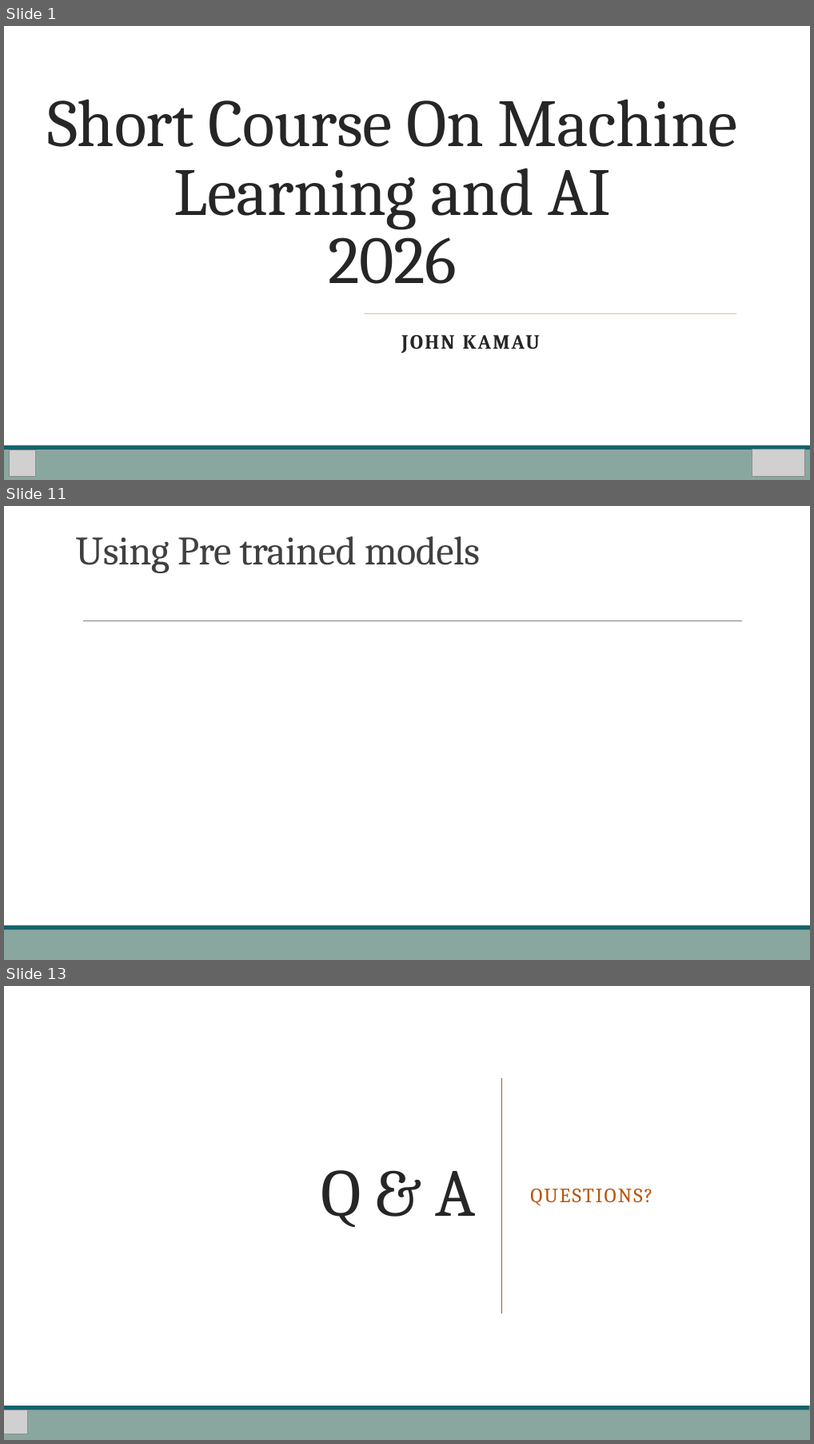
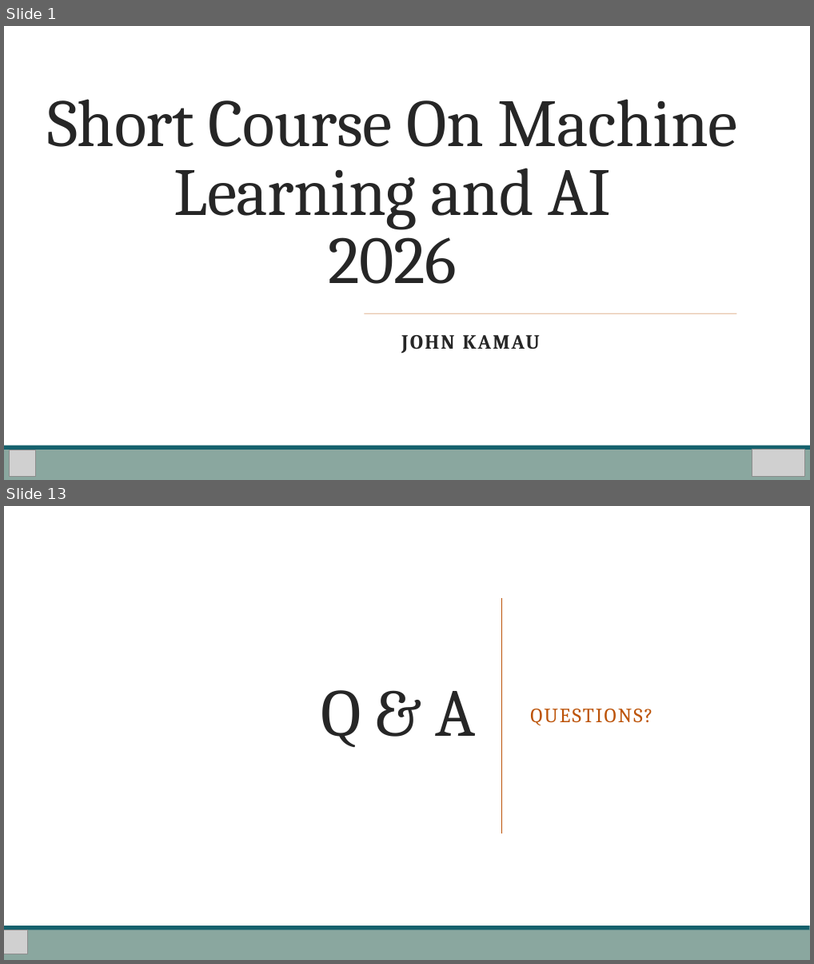
Before and after one commit to Stemical/AI-ML-Workshop-2026, a slide deck: AI Workshop Day3.pptx. Shown one above the other, each under a label of ours: slides 1, 11 and 13 before the commit, slides 1 and 13 after it; the slides between them are not shown. The pictures are 814x1444 and 814x964 pixels, drawn with LibreOffice and Linux fonts; fonts in the diff are those of the drawing; grey boxes stand for pictures. Boxes give left, top, right and bottom in pixels: in the first picture for what was removed or moved away, otherwise in the second. Text is boxed around its words. In the diff, an @@ line names an element or a change of style, - is before the commit and + after.

```diff
--- a/AI Workshop Day3.pptx
+++ b/AI Workshop Day3.pptx
@@ slide 11 removed at (4, 506, 810, 960), background #FFFFFF @@
@@ title removed at (76, 536, 480, 573) @@
-Using Pre trained models
@@ line removed from (83, 621) to (742, 621) @@
@@ rectangle removed at (4, 929, 810, 960) @@
@@ rectangle removed at (4, 925, 810, 929) @@
```
Also in this commit, not shown: 3 slides changed, 8 slides added, 7 other slides removed, 8 other files.
